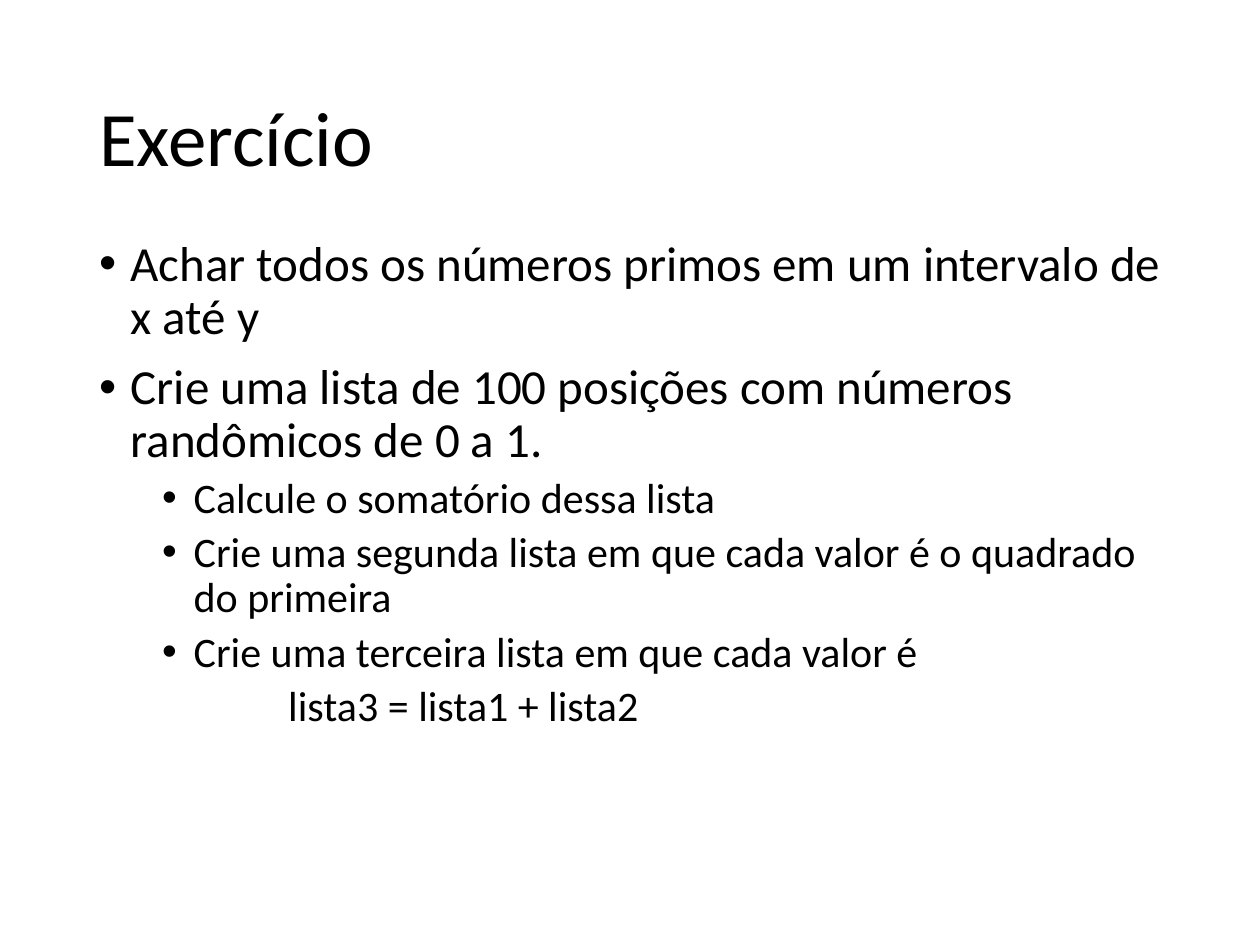
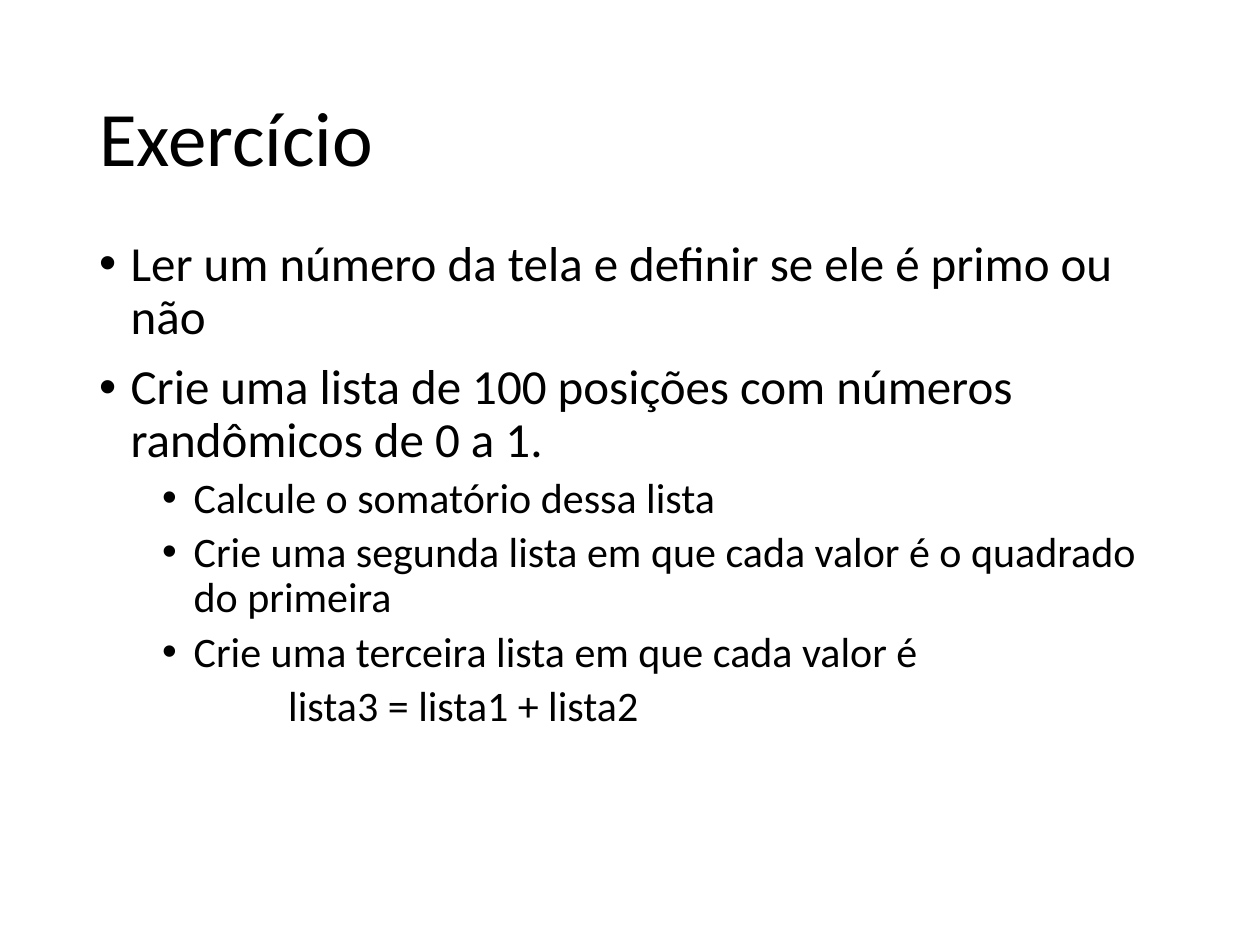
Before and after one commit to fernandoFernandeSantos/minicurso_python_2019, a slide deck: slide 54 of aula.pptx. Drawn at 1260x945 pixels with LibreOffice and Linux fonts; fonts in the diff are those of the drawing. Boxes give left, top, right and bottom in pixels: in the first picture for what was removed or moved away, otherwise in the second. Text is boxed around its words. In the diff, an @@ line names an element or a change of style, - is before the commit and + after.

```diff
--- a/aula.pptx
+++ b/aula.pptx
@@ text at box(131, 247, 1113, 335): text changed @@
-• Achar todos os números primos em um intervalo de x até y
+• Ler um número da tela e definir se ele é primo ou não
```
Also in this commit, not shown: 14 other slides changed, 11 slides added, 2 slides removed, 1 other file.
